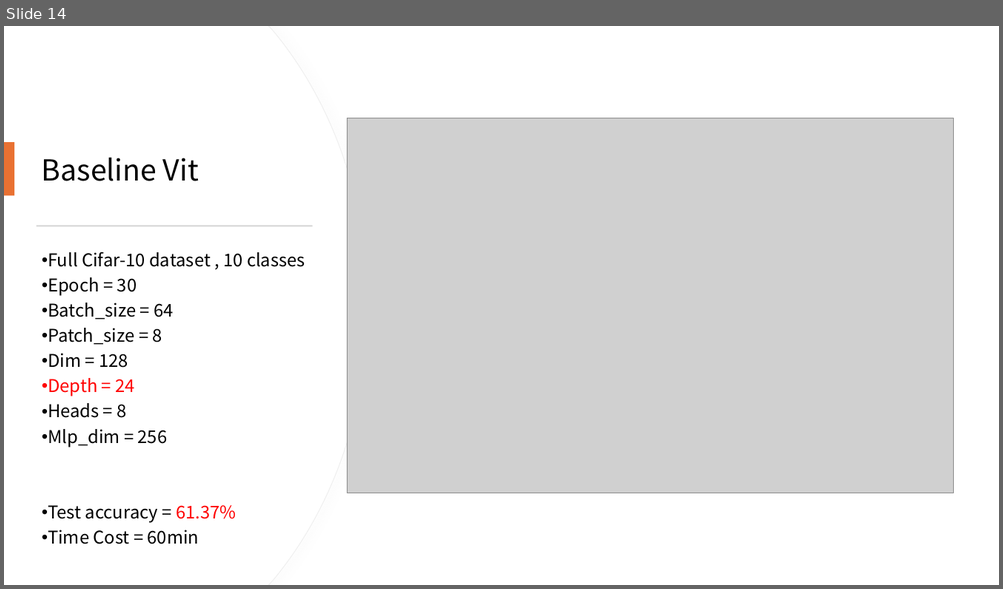
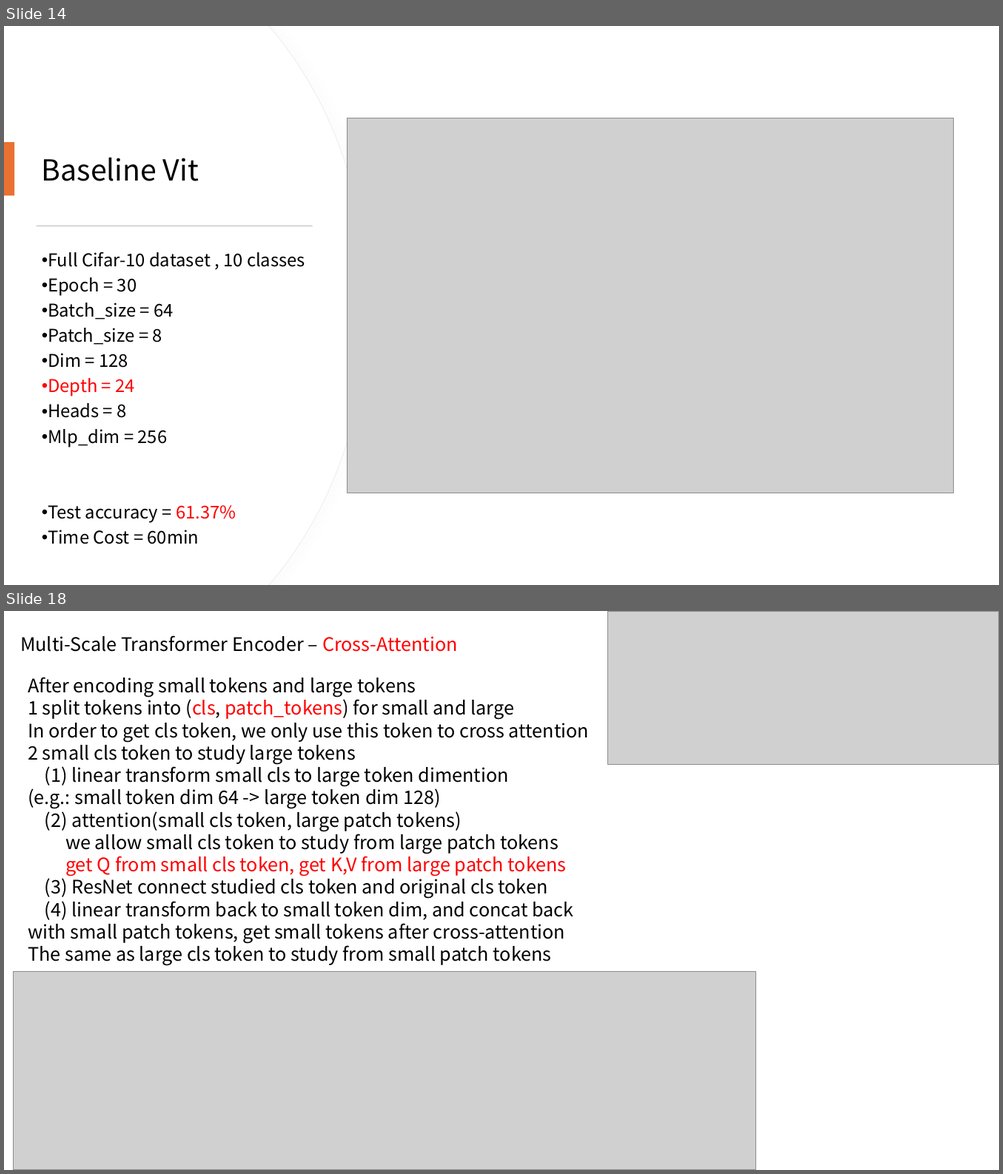
Before and after one commit to 410oldfish/Adv-CV, a slide deck: A1/Report/Vit.pptx. Shown one above the other, each under a label of ours: slide 14 before the commit, slides 14 and 18 after it; the slides between them are not shown. The pictures are 1003x589 and 1003x1174 pixels, drawn with LibreOffice and Linux fonts; fonts in the diff are those of the drawing; grey boxes stand for pictures. Boxes give left, top, right and bottom in pixels: in the first picture for what was removed or moved away, otherwise in the second. Text is boxed around its words. In the diff, an @@ line names an element or a change of style, - is before the commit and + after.

```diff
--- a/A1/Report/Vit.pptx
+++ b/A1/Report/Vit.pptx
@@ slide 18 added at (4,611,999,1170), background #FFFFFF @@
@@ picture added at (608,611,999,765) @@
@@ text added at (20,635,458,652), 18 pt, text #000000 @@
+Multi-Scale Transformer Encoder – Cross-Attention
@@ text added at (28,677,589,965), 18 pt, text #000000 @@
+After encoding small tokens and large tokens
+1 split tokens into (cls, patch_tokens) for small and large
+In order to get cls token, we only use this token to cross attention
+2 small cls token to study large tokens
+(1) linear transform small cls to large token dimention
+(e.g.: small token dim 64 -> large token dim 128)
+(2) attention(small cls token, large patch tokens)
+we allow small cls token to study from large patch tokens
+get Q from small cls token, get K,V from large patch tokens
+(3) ResNet connect studied cls token and original cls token
+(4) linear transform back to small token dim, and concat back with small patch tokens, get small tokens after cross-attention
+The same as large cls token to study from small patch tokens
@@ picture added at (13,972,755,1170) @@
```
Also in this commit, not shown: 1 slide changed, 6 other slides added.
